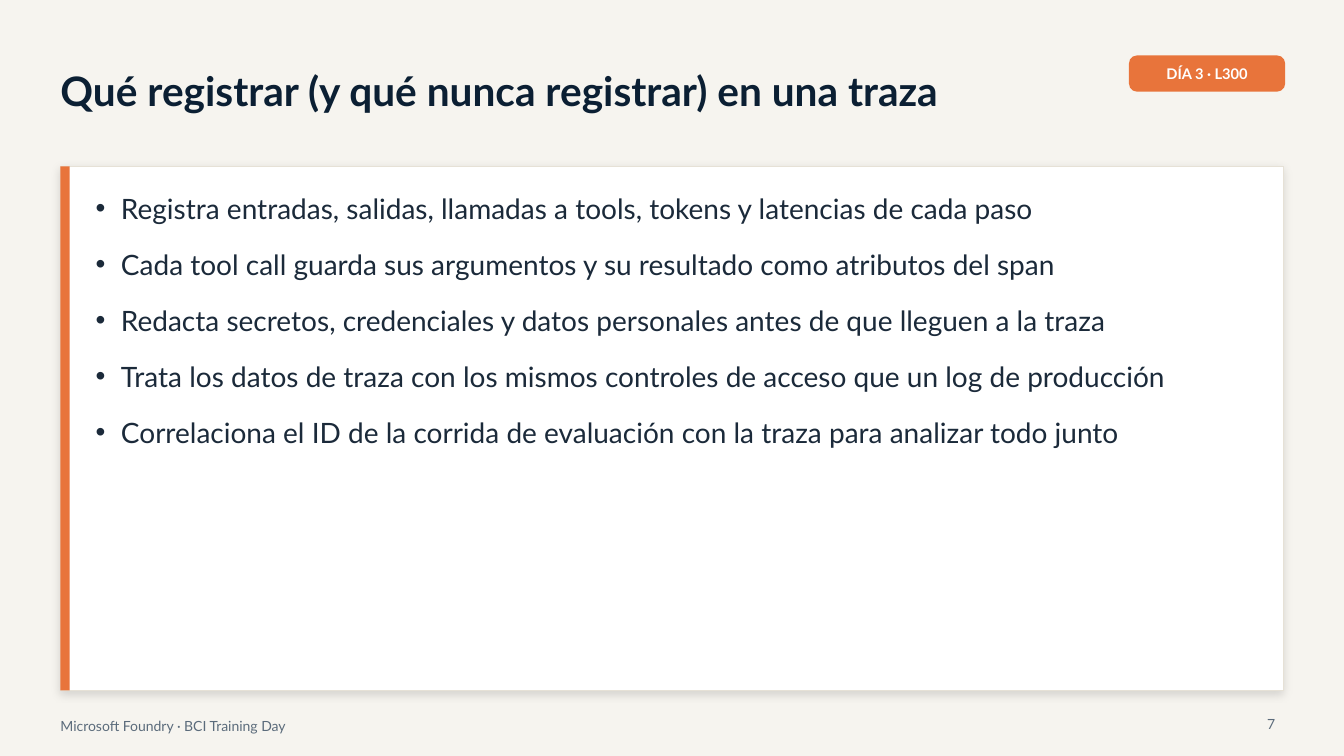
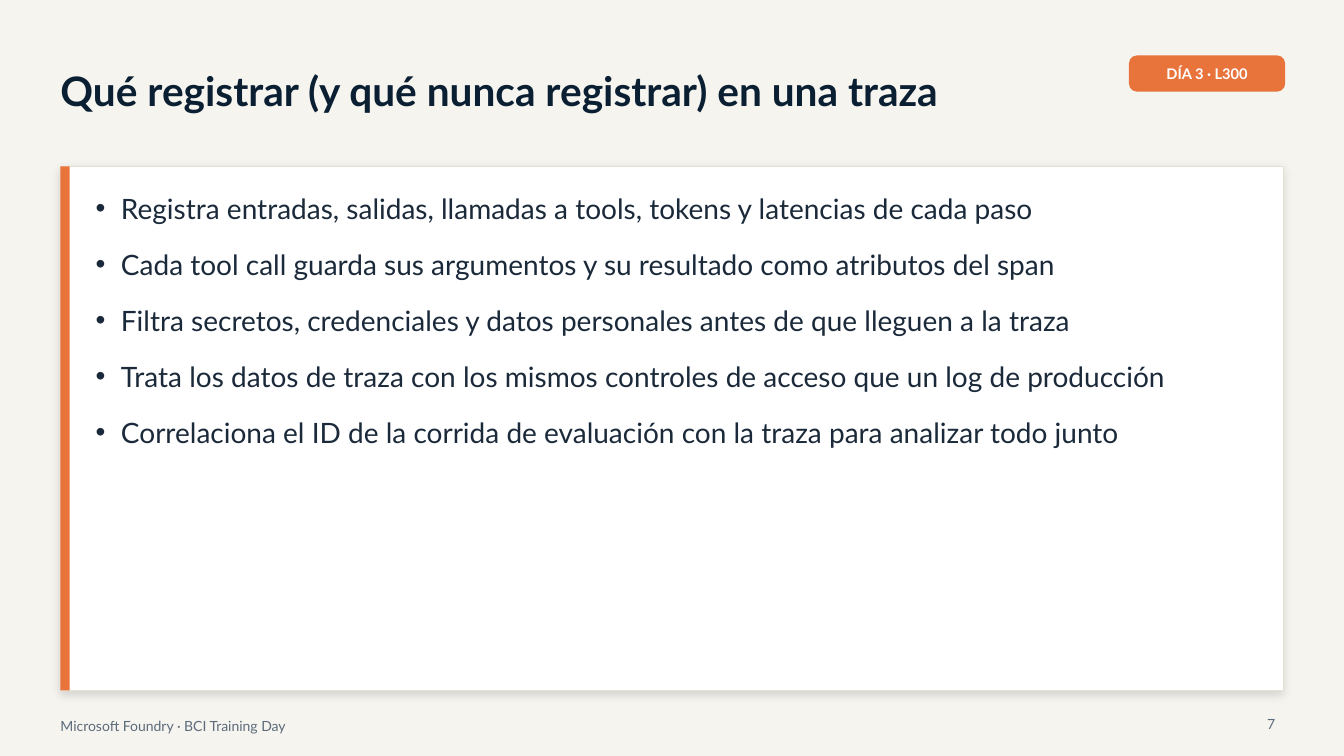
Before and after one commit to valegrajales/bci_workshop, a slide deck: slide 7 of presentaciones/BCI_Foundry_Dia3_L300_Produccion_Gobierno.pptx. Drawn at 1344x756 pixels with LibreOffice and Linux fonts; fonts in the diff are those of the drawing. Boxes give left, top, right and bottom in pixels: in the first picture for what was removed or moved away, otherwise in the second. Text is boxed around its words. In the diff, an @@ line names an element or a change of style, - is before the commit and + after.

```diff
--- a/presentaciones/BCI_Foundry_Dia3_L300_Produccion_Gobierno.pptx
+++ b/presentaciones/BCI_Foundry_Dia3_L300_Produccion_Gobierno.pptx
@@ text at <box>121,310,1070,336</box>: text changed @@
-• Redacta secretos, credenciales y datos personales antes de que lleguen a la traza
+• Filtra secretos, credenciales y datos personales antes de que lleguen a la traza
```
Also in this commit, not shown: 1 other slide changed, 8 slides added, 2 other files.
